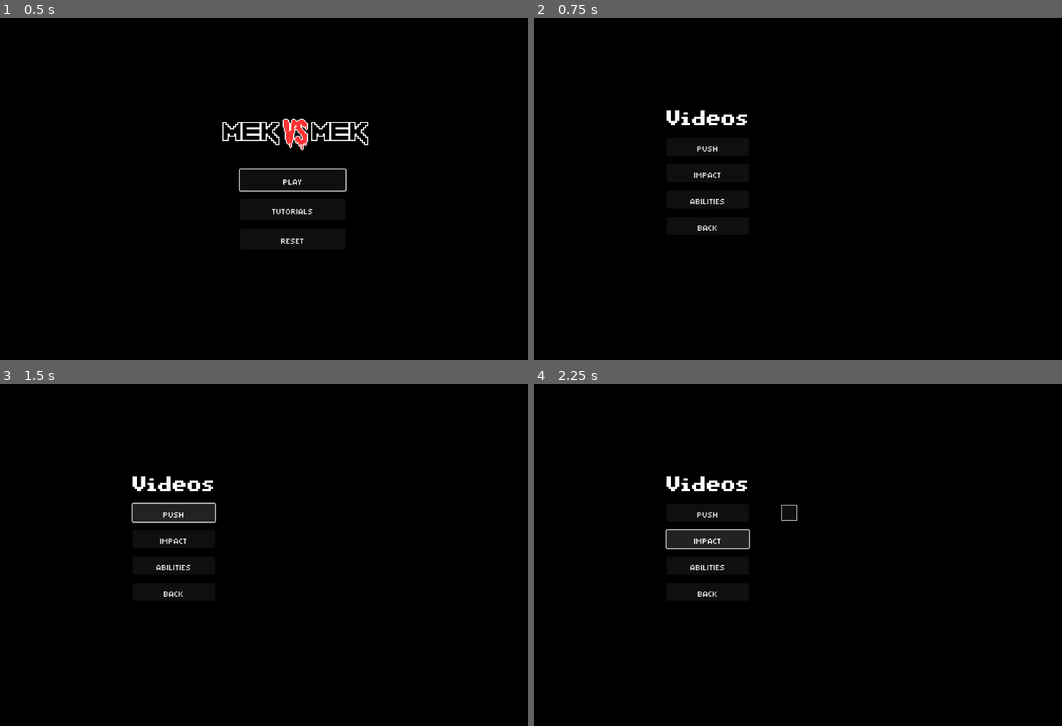
Above: before the commit, frames 1-4 (two rows, left to right).
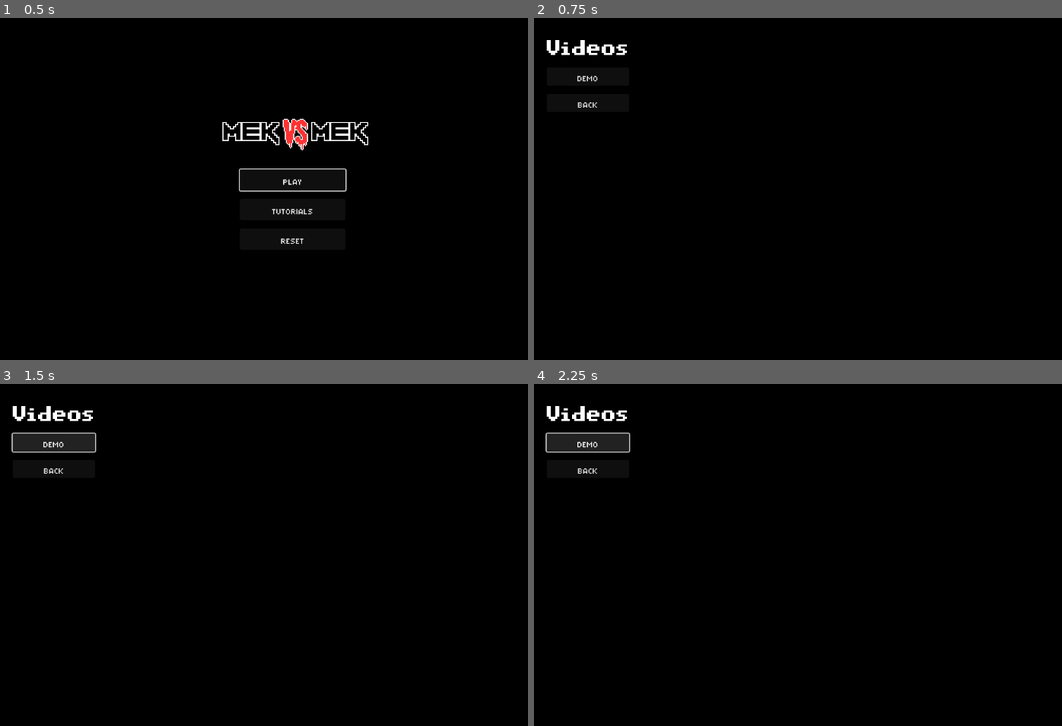
Above: after the commit, the same moments.

Repository: Tekknobot/Terrain
Game: Godot game, scene res://Scenes/TitleScreen.tscn
Same seed, same stepped clock (60 frames per second), same inputs: the game is played once before the commit and once after it. Video files are missing from this copy of the repository; at most half a second of black plays in their place. Sound files missing from this copy of the repository are replaced by a short silence.
Inputs:
- Up to frame 1 (0.5 s): no input
- Up to frame 2 (0.75 s): click "Tutorials" at 0.5 s
- Up to frame 3 (1.5 s): click "Push" (after the commit: "Demo") at 1.25 s
- Up to frame 4 (2.25 s): click "Impact" (after the commit: "Demo") at 2 s

Frame 1 is identical in both runs. In frame 2, 1.0% of the frame differs, in the area x 2-41%, y 6-63%; in frame 3, 2.8%; in frame 4, 2.8%, in the area x 2-50%, y 6-63%.

Commit message:
Use demo video for now.

Diff:
--- a/Scenes/TutorialMenu.tscn
+++ b/Scenes/TutorialMenu.tscn
@@ -1,15 +1,8 @@
-[gd_scene load_steps=5 format=3 uid="uid://cbfa0neupg0vi"]
+[gd_scene load_steps=4 format=3 uid="uid://cbfa0neupg0vi"]
 
 [ext_resource type="Script" uid="uid://c0kyqc7rd7fvh" path="res://Scripts/TutorialMenu.gd" id="1_u3yf7"]
 [ext_resource type="FontFile" uid="uid://dgugahs6bc7so" path="res://Fonts/magofonts/mago3.ttf" id="2_pge7u"]
 [ext_resource type="FontFile" uid="uid://buw362wjb8o8d" path="res://Fonts/magofonts/mago2.ttf" id="3_e5g7e"]
-
-[sub_resource type="StyleBoxFlat" id="StyleBoxFlat_u3yf7"]
-bg_color = Color(0.0588235, 0.0588235, 0.0588235, 1)
-border_width_left = 2
-border_width_top = 2
-border_width_right = 2
-border_width_bottom = 2
 
 [node name="TutorialMenu" type="Control"]
 layout_mode = 3
@@ -22,10 +15,10 @@
 
 [node name="CenterContainer" type="CenterContainer" parent="."]
 layout_mode = 0
-offset_left = 223.0
-offset_top = 160.0
-offset_right = 435.0
-offset_bottom = 411.0
+offset_left = -4.0
+offset_top = -23.0
+offset_right = 208.0
+offset_bottom = 228.0
 
 [node name="VBoxContainer" type="VBoxContainer" parent="CenterContainer"]
 layout_mode = 2
@@ -37,19 +30,21 @@
 theme_override_font_sizes/font_size = 64
 text = "Videos"
 
-[node name="PushBtn" type="Button" parent="CenterContainer/VBoxContainer"]
+[node name="DemoBtn" type="Button" parent="CenterContainer/VBoxContainer"]
 layout_mode = 2
 theme_override_fonts/font = ExtResource("3_e5g7e")
 theme_override_font_sizes/font_size = 32
-text = "Push"
+text = "Demo"
 
 [node name="ImpactBtn" type="Button" parent="CenterContainer/VBoxContainer"]
+visible = false
 layout_mode = 2
 theme_override_fonts/font = ExtResource("3_e5g7e")
 theme_override_font_sizes/font_size = 32
 text = "Impact"
 
 [node name="AbilitiesBtn" type="Button" parent="CenterContainer/VBoxContainer"]
+visible = false
 layout_mode = 2
 theme_override_fonts/font = ExtResource("3_e5g7e")
 theme_override_font_sizes/font_size = 32
@@ -68,15 +63,9 @@
 theme_override_font_sizes/font_size = 32
 text = "Back"
 
-[node name="PanelContainer" type="PanelContainer" parent="."]
-visible = false
-layout_mode = 0
-offset_left = 468.0
-offset_top = 229.0
-offset_right = 528.0
-offset_bottom = 289.0
-scale = Vector2(0.5, 0.5)
-theme_override_styles/panel = SubResource("StyleBoxFlat_u3yf7")
-
-[node name="VideoPlayer" type="VideoStreamPlayer" parent="PanelContainer"]
+[node name="VideoPlayer" type="VideoStreamPlayer" parent="."]
 layout_mode = 2
+offset_left = 199.0
+offset_top = 90.0
+offset_right = 255.0
+offset_bottom = 146.0
--- a/Scripts/TutorialMenu.gd
+++ b/Scripts/TutorialMenu.gd
@@ -1,33 +1,16 @@
 extends Control
 
-@onready var push_btn      		= $CenterContainer/VBoxContainer/PushBtn
+@onready var demo_btn      		= $CenterContainer/VBoxContainer/DemoBtn
 @onready var impact_btn		= $CenterContainer/VBoxContainer/ImpactBtn
 @onready var abilities_btn 		= $CenterContainer/VBoxContainer/AbilitiesBtn
 @onready var tips_btn      		= $CenterContainer/VBoxContainer/TipsBtn
 @onready var back_btn      		= $CenterContainer/VBoxContainer/BackBtn
-@onready var player          	= $PanelContainer/VideoPlayer
-@onready var panel_container 	= $PanelContainer
+@onready var player          	= $VideoPlayer
 
 # Define playlists for each module
 var playlists = {
-	"push": [
-		"res://Video/Tutorial/push_1.ogv",
-		"res://Video/Tutorial/push_2.ogv",
-		"res://Video/Tutorial/push_3.ogv"
-	],
-	"ranged": [
-		"res://Video/Tutorial/push_4.ogv",
-		"res://Video/Tutorial/push_5.ogv",
-		"res://Video/Tutorial/push_6.ogv"
-	],
-	"abilities": [
-		"res://Video/Tutorial/dash.ogv",
-		"res://Video/Tutorial/double_jump.ogv",
-		"res://Video/Tutorial/grapple.ogv"
-	],
-	"tips": [
-		"res://Video/Tutorial/physics_tweaks.ogv",
-		"res://Video/Tutorial/collision_shapes.ogv"
+	"demo": [
+		"res://Video/Tutorial/demo_1.ogv"
 	]
 }
 
@@ -36,7 +19,7 @@
 
 func _ready() -> void:
 	# connect with bound arguments instead of lambdas
-	push_btn.pressed.connect(Callable(self, "_start_tutorial").bind("push"))
+	demo_btn.pressed.connect(Callable(self, "_start_tutorial").bind("demo"))
 	impact_btn.pressed.connect(Callable(self, "_start_tutorial").bind("ranged"))
 	abilities_btn.pressed.connect(Callable(self, "_start_tutorial").bind("abilities"))
 	tips_btn.pressed.connect(Callable(self, "_start_tutorial").bind("tips"))
@@ -59,7 +42,6 @@
 func _play_current_video() -> void:
 	player.stream = ResourceLoader.load(current_list[current_index])
 	player.visible = true
-	panel_container.visible = true
 	player.play()
 
 func _on_Video_finished() -> void:
@@ -69,7 +51,6 @@
 	else:
 		# End of module: hide player, show menu again
 		player.visible = false
-		panel_container.visible = false
 
 func _on_Back_pressed() -> void:
 	# Return to main menu
Not shown, added: Video/Tutorial/demo_1.ogv.uid
Not shown, removed: Video/Tutorial/push_1.ogv.uid
Not shown, removed: Video/Tutorial/push_2.ogv.uid
Not shown, removed: Video/Tutorial/push_3.ogv.uid
Not shown, changed: .DS_Store
Not shown, added: Video/Tutorial/demo_1.ogv
Not shown, removed: Video/Tutorial/push_1.mov
Not shown, removed: Video/Tutorial/push_1.ogv
Not shown, removed: Video/Tutorial/push_2.mov
Not shown, removed: Video/Tutorial/push_2.ogv
Not shown, removed: Video/Tutorial/push_3.mov
Not shown, removed: Video/Tutorial/push_3.ogv
